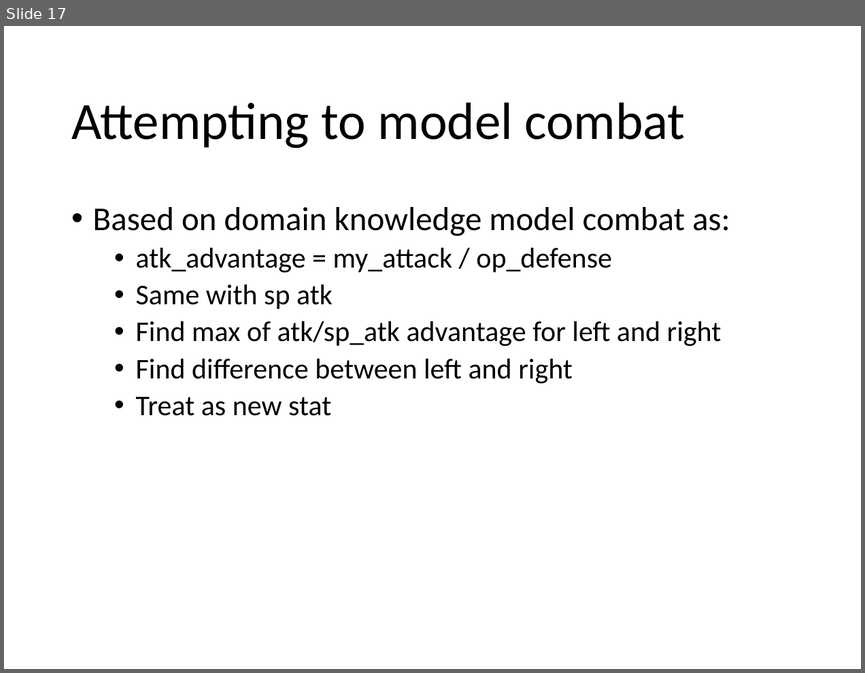
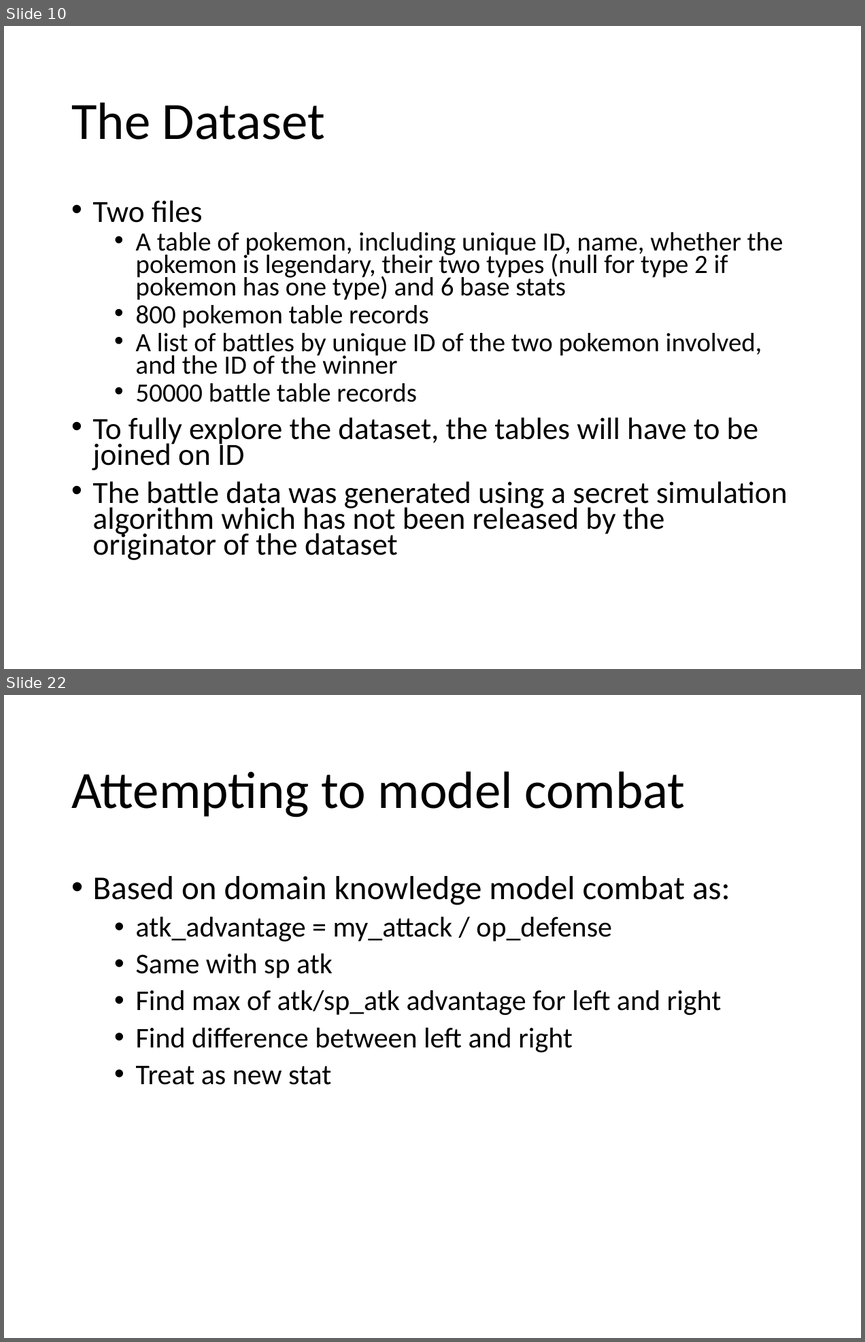
Before and after one commit to wwarriner/pokemon_battles, a slide deck: summary.pptx. Shown one above the other, each under a label of ours: slide 17 before the commit, slides 10 and 22 after it; the slides between them are not shown. The pictures are 865x673 and 865x1342 pixels, drawn with LibreOffice and Linux fonts; fonts in the diff are those of the drawing. Boxes give left, top, right and bottom in pixels: in the first picture for what was removed or moved away, otherwise in the second. Text is boxed around its words. In the diff, an @@ line names an element or a change of style, - is before the commit and + after.

```diff
--- a/summary.pptx
+++ b/summary.pptx
@@ slide 10 added at [4, 26, 861, 669], background #FFFFFF @@
@@ title added at [71, 102, 325, 140], 44 pt, text #000000 @@
+The Dataset
@@ text added at [93, 200, 787, 560], 22.2 pt, text #000000 @@
+• Two files
+  • A table of pokemon, including unique ID, name, whether the pokemon is legendary, their two types (null for type 2 if pokemon has one type) and 6 base stats
+  • 800 pokemon table records
+  • A list of battles by unique ID of the two pokemon involved, and the ID of the winner
+  • 50000 battle table records
+• To fully explore the dataset, the tables will have to be joined on ID
+• The battle data was generated using a secret simulation algorithm which has not been released by the originator of the dataset
@@ what was slide 17 is now slide 22 @@
```
Also in this commit, not shown: 13 slides changed, 7 other slides added, 3 slides removed, 9 other files.
